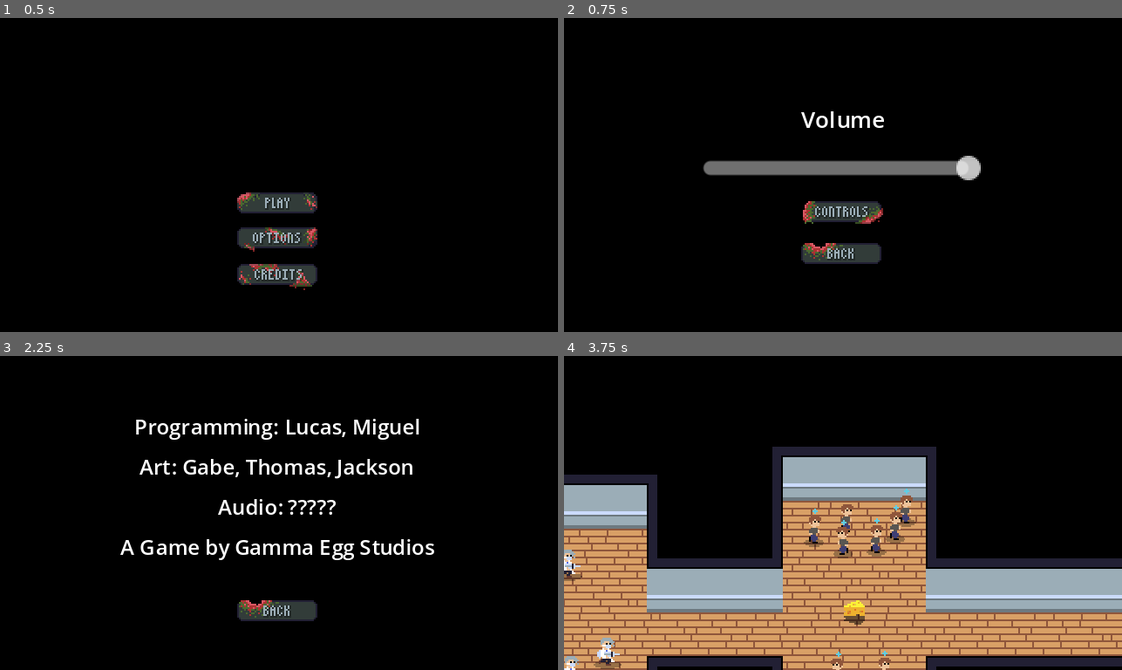
Above: before the commit, frames 1-4 (two rows, left to right).
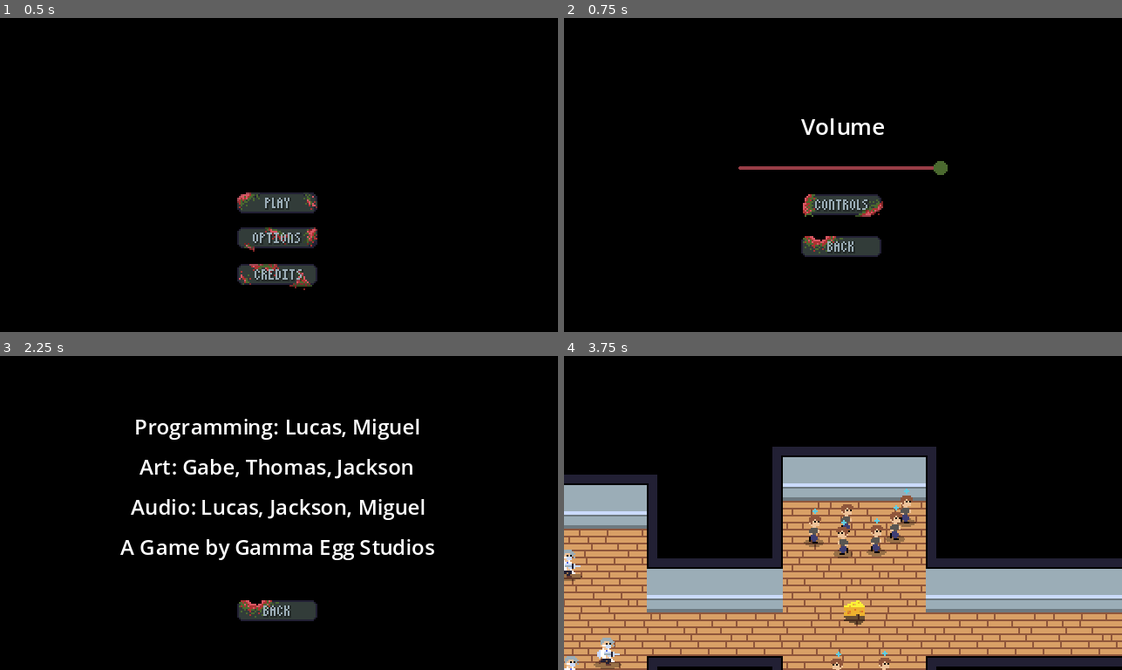
Above: after the commit, the same moments.

Repository: lucasericsson222/gmtk2024
Game: Godot game, scene res://scenes/menu.tscn
The game is run twice, just before and just after one commit, with the same random seed, the same clock (stepped at 60 frames per second) and the same inputs.
Inputs (mouse positions are in pixels of both pictures, inside the frame that each line leads up to; where the layout moved, square brackets give the same spot in the first picture):
- Up to frame 1 (0.5 s): no input
- Up to frame 2 (0.75 s): click (843, 240) at 0.5 s
- Up to frame 3 (2.25 s): click (279, 585) [279, 591] at 1.25 s; click (279, 613) at 2 s
- Up to frame 4 (3.75 s): click (843, 610) at 2.75 s; click (843, 541) at 3.5 s

Frame 1 is identical in both runs. In frame 2, 5.0% of the frame differs, in the area x 24-75%, y 29-79%; in frame 3, 1.2%; in frame 4, nothing differs.

Commit message:
Slider and credits

Diff:
--- a/scenes/credits_menu.tscn
+++ b/scenes/credits_menu.tscn
@@ -67,7 +67,7 @@
 size_flags_vertical = 0
 theme_override_fonts/font = ExtResource("2_51sfi")
 theme_override_font_sizes/font_size = 12
-text = "Audio: ?????"
+text = "Audio: Lucas, Jackson, Miguel"
 
 [node name="Label4" type="Label" parent="MarginContainer/VBoxContainer"]
 layout_mode = 2
--- a/scenes/options_menu.tscn
+++ b/scenes/options_menu.tscn
@@ -1,9 +1,25 @@
-[gd_scene load_steps=11 format=3 uid="uid://d8k17svky74p"]
+[gd_scene load_steps=16 format=3 uid="uid://d8k17svky74p"]
 
 [ext_resource type="Script" path="res://scripts/options_menu.gd" id="1_jv7ag"]
 [ext_resource type="Texture2D" uid="uid://dsxyjwwpsx7vk" path="res://assets/menu_buttons.png" id="2_2e0ce"]
+[ext_resource type="SystemFont" uid="uid://dwbh23465p0o5" path="res://assets/menu_font.tres" id="2_lrdad"]
+[ext_resource type="Texture2D" uid="uid://clwei063652ki" path="res://assets/slider.png" id="3_bcfur"]
 [ext_resource type="Texture2D" uid="uid://mgav88ow3jbv" path="res://assets/menu_buttons_clicked.png" id="3_bnrmd"]
 [ext_resource type="Texture2D" uid="uid://cqt21v5t4j3oy" path="res://assets/menu_buttons_hover.png" id="4_lru4x"]
+
+[sub_resource type="StyleBoxFlat" id="StyleBoxFlat_gyc75"]
+bg_color = Color(0.596078, 0.239216, 0.27451, 1)
+corner_radius_top_left = 4
+corner_radius_top_right = 4
+corner_radius_bottom_right = 4
+corner_radius_bottom_left = 4
+expand_margin_top = 1.0
+expand_margin_bottom = 1.0
+anti_aliasing = false
+
+[sub_resource type="StyleBoxEmpty" id="StyleBoxEmpty_stdre"]
+
+[sub_resource type="StyleBoxEmpty" id="StyleBoxEmpty_qnbsb"]
 
 [sub_resource type="AtlasTexture" id="AtlasTexture_bs8u2"]
 atlas = ExtResource("2_2e0ce")
@@ -44,7 +60,7 @@
 offset_bottom = 180.0
 
 [node name="VBoxContainer" type="VBoxContainer" parent="MarginContainer"]
-custom_minimum_size = Vector2(160, 0)
+custom_minimum_size = Vector2(120, 0)
 layout_mode = 2
 size_flags_horizontal = 4
 size_flags_vertical = 4
@@ -56,12 +72,18 @@
 [node name="Label" type="Label" parent="MarginContainer/VBoxContainer"]
 layout_mode = 2
 size_flags_horizontal = 4
+theme_override_fonts/font = ExtResource("2_lrdad")
 theme_override_font_sizes/font_size = 13
 text = "Volume"
 horizontal_alignment = 1
 
 [node name="Volume" type="HSlider" parent="MarginContainer/VBoxContainer"]
 layout_mode = 2
+theme_override_icons/grabber = ExtResource("3_bcfur")
+theme_override_icons/grabber_highlight = ExtResource("3_bcfur")
+theme_override_styles/slider = SubResource("StyleBoxFlat_gyc75")
+theme_override_styles/grabber_area = SubResource("StyleBoxEmpty_stdre")
+theme_override_styles/grabber_area_highlight = SubResource("StyleBoxEmpty_qnbsb")
 min_value = -20.0
 max_value = 0.0
 
Binary file added: assets/slider.png
Not shown, added: assets/slider.png.import
